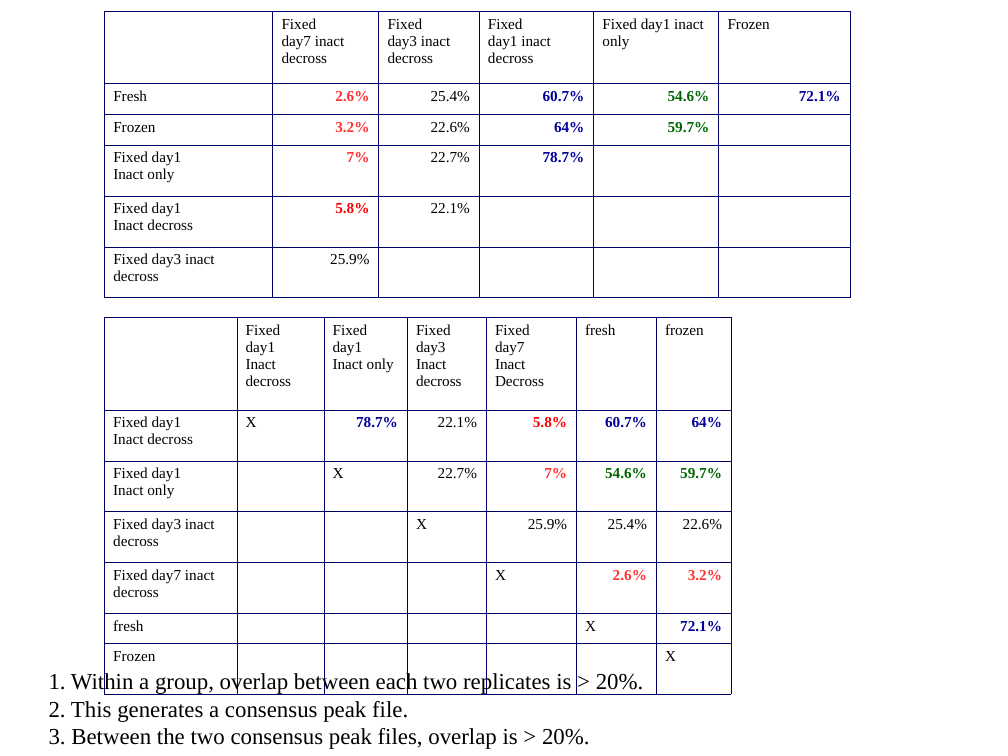
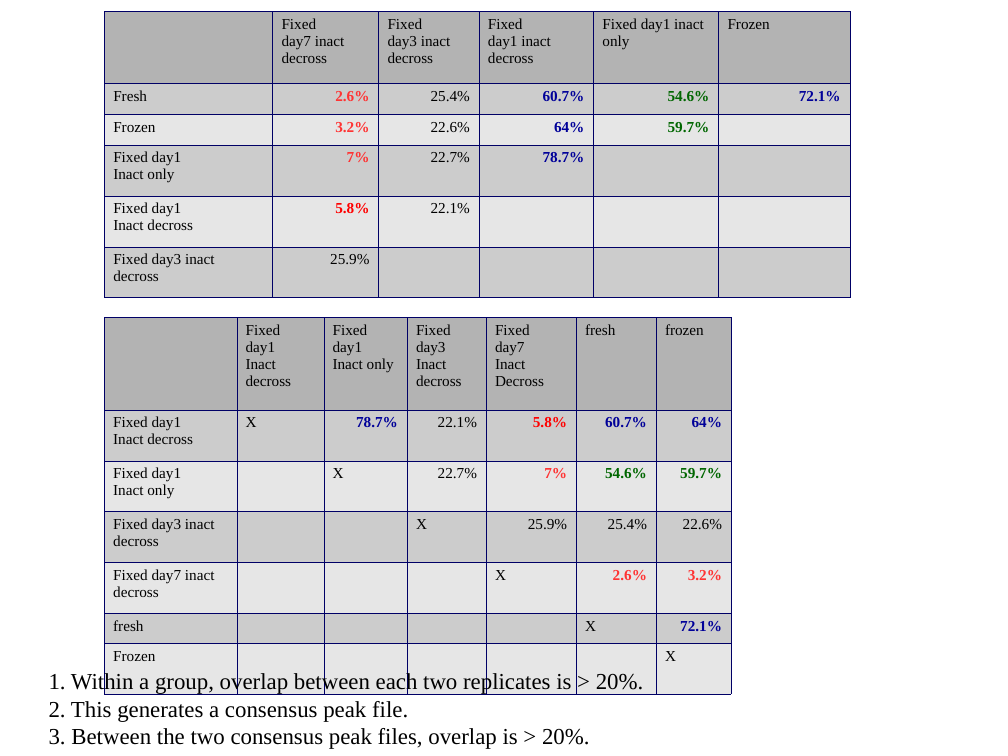
Before and after one commit to jknightlab/ATACseq_pipeline, a slide deck: slide 28 of Core_manuscript/Paper/Figures/ATAC_figures.odp. Drawn at 1008x756 pixels with LibreOffice and Linux fonts; fonts in the diff are those of the drawing. Boxes give left, top, right and bottom in pixels: in the first picture for what was removed or moved away, otherwise in the second. Text is boxed around its words. In the diff, an @@ line names an element or a change of style, - is before the commit and + after.

```diff
--- a/Core_manuscript/Paper/Figures/ATAC_figures.odp
+++ b/Core_manuscript/Paper/Figures/ATAC_figures.odp
@@ table at bbox=[104, 12, 850, 298] @@
@@ fill none to #B3B3B3 in 5 cells @@
@@ fill none to #CCCCCC in 12 cells @@
@@ fill none to #E6E6E6 in 8 cells @@
@@ table at bbox=[104, 317, 731, 665] @@
@@ fill none to #B3B3B3 in 6 cells @@
@@ fill none to #CCCCCC in 15 cells @@
@@ fill none to #E6E6E6 in 12 cells @@
```
Also in this commit, not shown: 1 other slide changed, 1 other file.
